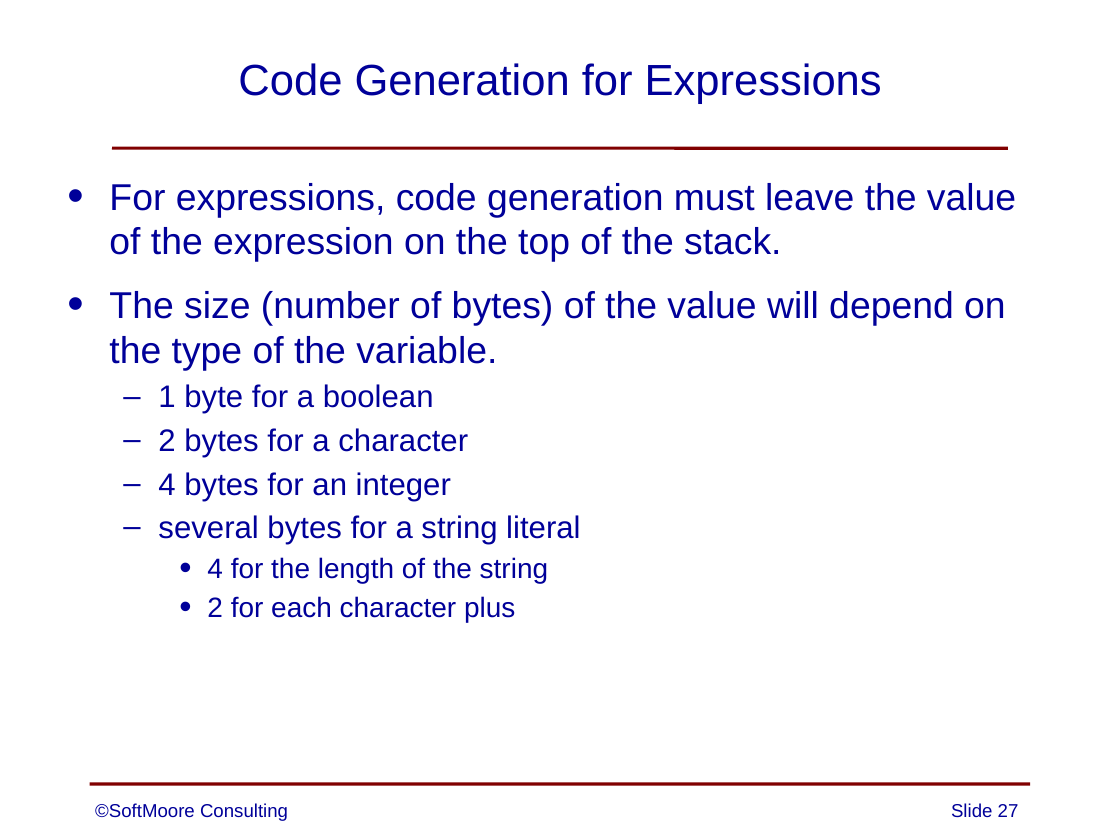
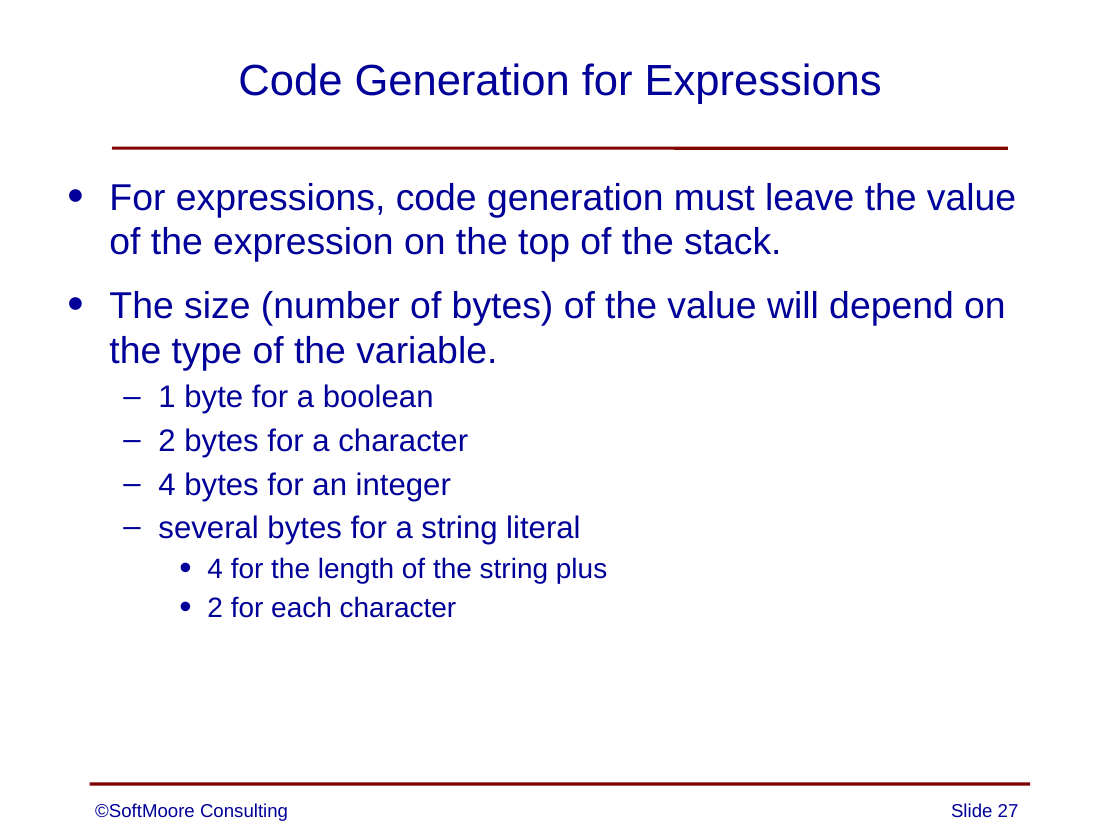
Before and after one commit to SoftMoore/CPRL-Kt-2nd, a slide deck: slide 27 of PowerPoints/11 - Code Generation.pptx. Drawn at 1120x840 pixels with LibreOffice and Linux fonts; fonts in the diff are those of the drawing. Boxes give left, top, right and bottom in pixels: in the first picture for what was removed or moved away, otherwise in the second. Text is boxed around its words. In the diff, an @@ line names an element or a change of style, - is before the commit and + after.

```diff
--- a/PowerPoints/11 - Code Generation.pptx
+++ b/PowerPoints/11 - Code Generation.pptx
@@ text at <box>207,557,607,618</box>: text changed @@
-    • 4 for the length of the string
-    • 2 for each character plus
+    • 4 for the length of the string plus
+    • 2 for each character
```
Also in this commit, not shown: 4 other slides changed, 2 other files.
